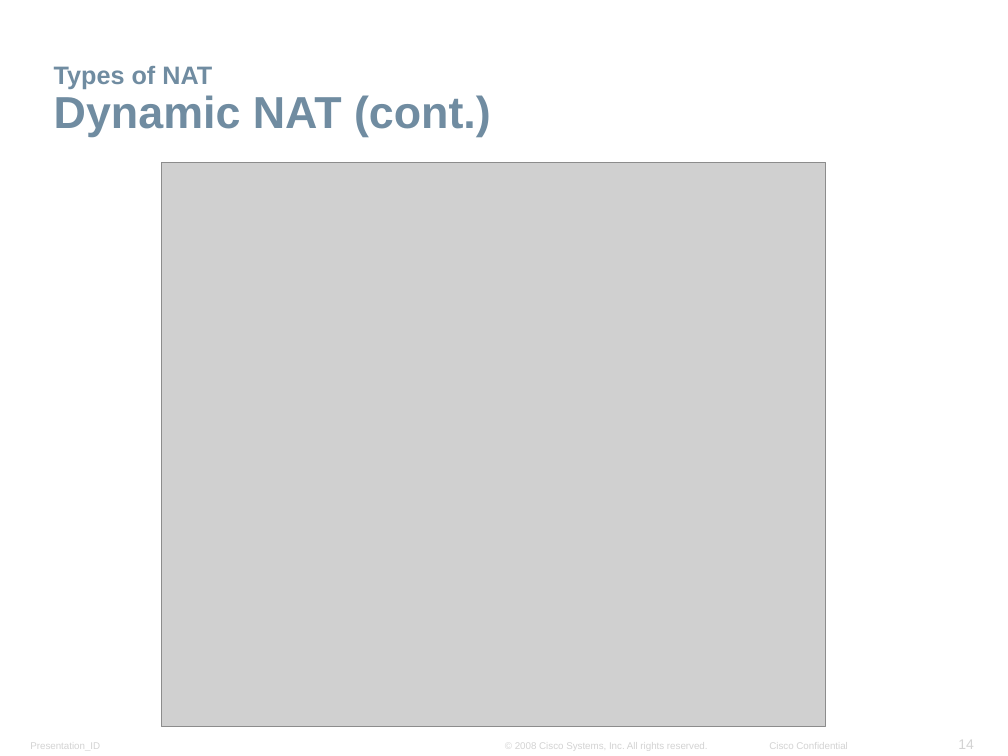
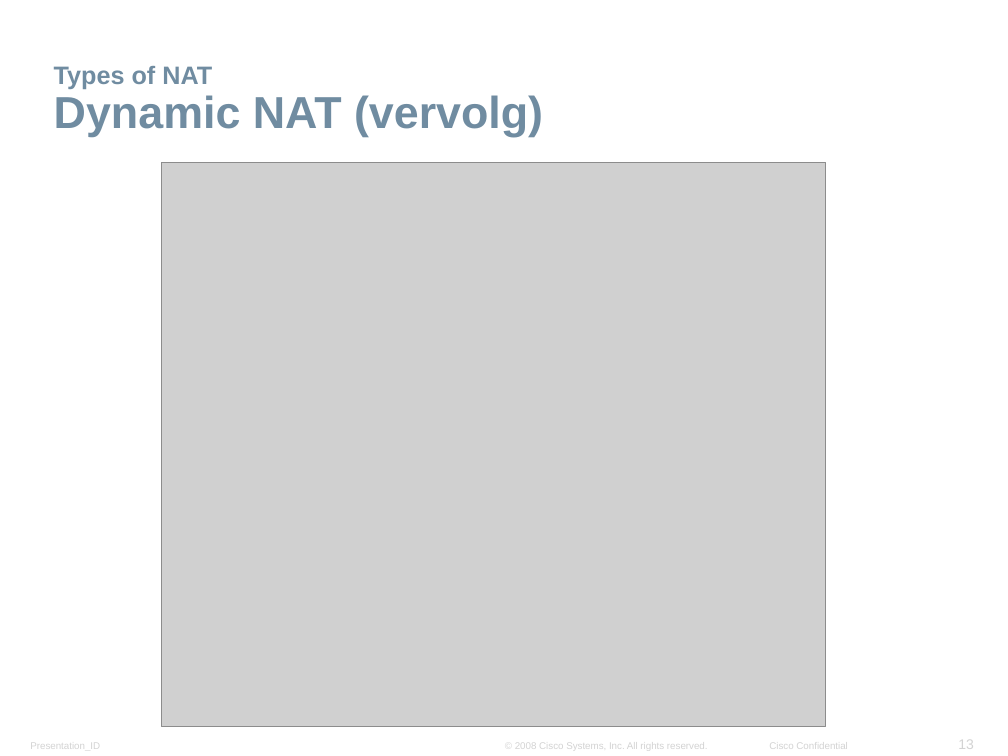
Before and after one commit to kenzot11/Presentatie-NAT, a slide deck: slide 13 of Networking Advanced - Chapter5 - NAT.pptx (slide 14 before the commit). Drawn at 1008x756 pixels with LibreOffice and Linux fonts; fonts in the diff are those of the drawing; grey boxes stand for pictures; background and template pictures are left out. Boxes give left, top, right and bottom in pixels: in the first picture for what was removed or moved away, otherwise in the second. Text is boxed around its words. In the diff, an @@ line names an element or a change of style, - is before the commit and + after.

```diff
--- a/Networking Advanced - Chapter5 - NAT.pptx
+++ b/Networking Advanced - Chapter5 - NAT.pptx
@@ title at bbox=[54, 66, 543, 137]: text changed @@
-Types of NAT
-Dynamic NAT (cont.)
+Types of NAT
+Dynamic NAT (vervolg)
@@ page number at bbox=[958, 740, 974, 749]: text changed @@
-14
+13
```
Also in this commit, not shown: 22 other slides changed, 1 slide removed.
